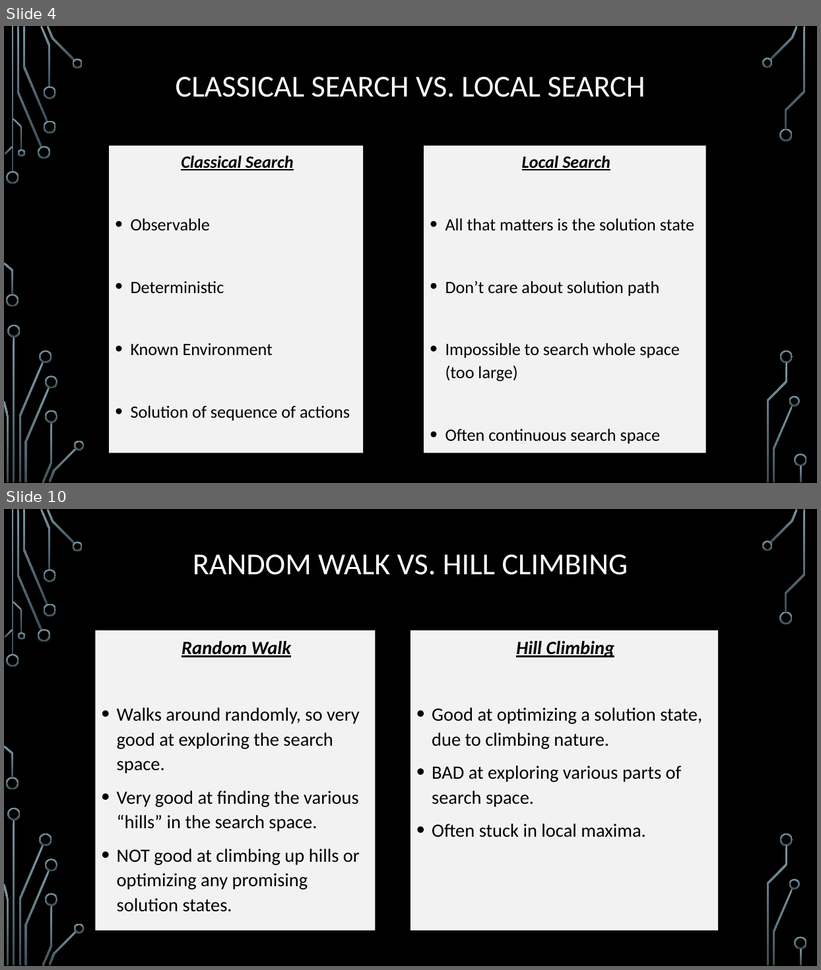
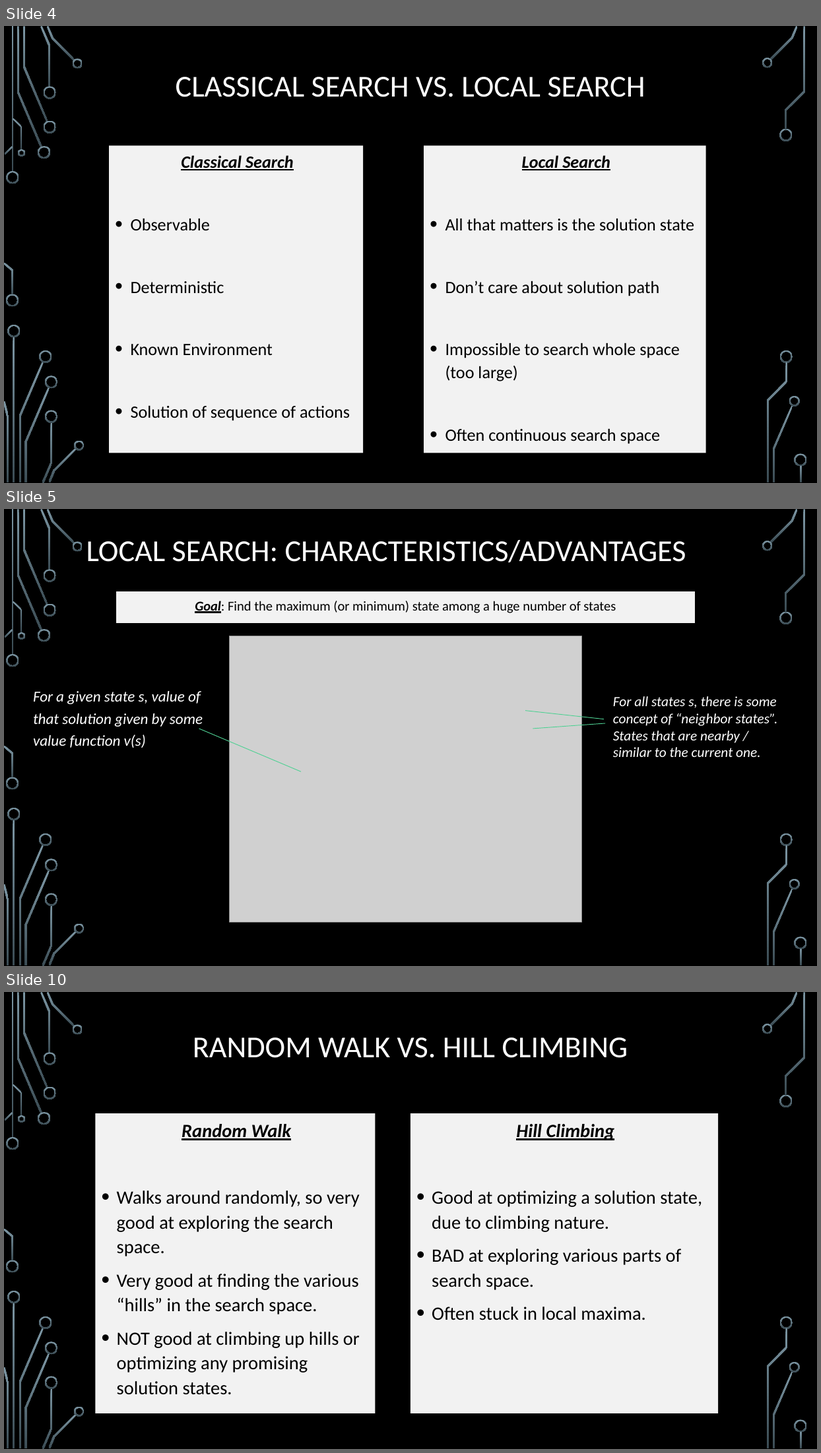
Before and after one commit to janiceeguo/advAlgo, a slide deck: slides/Approx-02-SimulatedAnnealing.pptx. Shown one above the other, each under a label of ours: slides 4 and 10 before the commit, slides 4, 5 and 10 after it; the slides between them are not shown. The pictures are 821x970 and 821x1453 pixels, drawn with LibreOffice and Linux fonts; fonts in the diff are those of the drawing; grey boxes stand for pictures; background and template pictures are left out. Boxes give left, top, right and bottom in pixels: in the first picture for what was removed or moved away, otherwise in the second. Text is boxed around its words. In the diff, an @@ line names an element or a change of style, - is before the commit and + after.

```diff
--- a/slides/Approx-02-SimulatedAnnealing.pptx
+++ b/slides/Approx-02-SimulatedAnnealing.pptx
@@ slide 5 added at (x1=4, y1=509, x2=817, y2=966), background picture (left out); not listed: 36 template elements that a slide beside it also shows @@
@@ title added at (x1=86, y1=540, x2=686, y2=562), 36 pt, text #FFFFFF @@
+LOCAL SEARCH: CHARACTERISTICS/ADVANTAGES
@@ rectangle added at (x1=116, y1=591, x2=696, y2=623), fill #F2F2F2, outline #000000 0.75 pt, 16 pt, text #000000 @@
+Goal: Find the maximum (or minimum) state among a huge number of states
@@ picture added at (x1=230, y1=636, x2=582, y2=923) @@
@@ text added at (x1=33, y1=691, x2=203, y2=748), 18 pt, text #FFFFFF, italic @@
+For a given state s, value of that solution given by some value function v(s)
@@ text added at (x1=613, y1=696, x2=778, y2=757), 16.6 pt, text #FFFFFF, italic @@
+For all states s, there is some concept of “neighbor states”. States that are nearby / similar to the current one.
@@ line added from (525, 711) to (604, 720), #4FD093 0.75 pt @@
@@ line added from (533, 729) to (605, 723), #4FD093 0.75 pt @@
@@ line added from (199, 729) to (301, 772), #4FD093 0.75 pt @@
```
Also in this commit, not shown: 2 slides changed, 3 other slides added, 4 slides removed, 3 other files.
